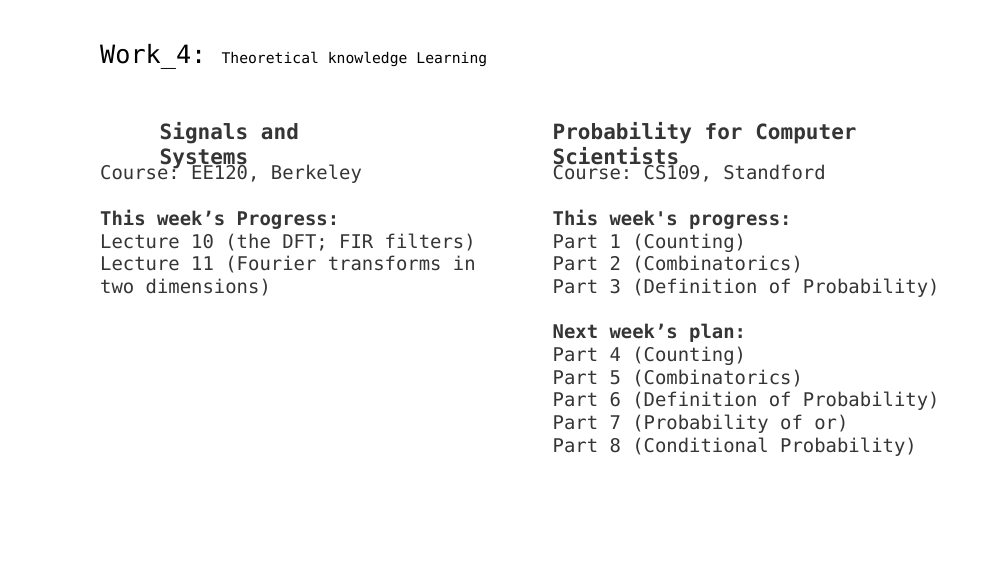
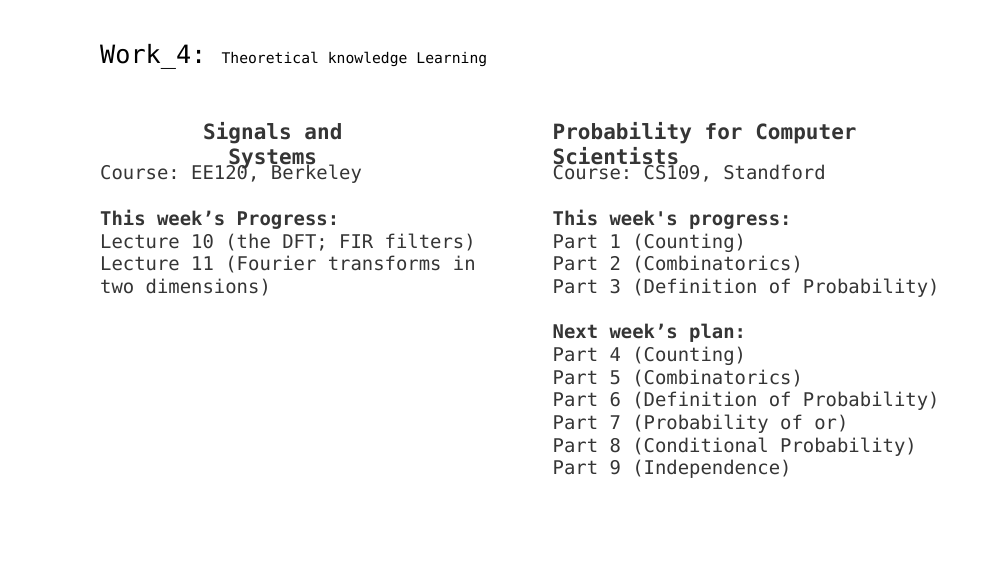
Before and after one commit to A-Big-Tortoise/Presentation, a slide deck: slide 14 of Presentation_821_JiayuChen.pptx. Drawn at 1008x567 pixels with LibreOffice and Linux fonts; fonts in the diff are those of the drawing. Boxes give left, top, right and bottom in pixels: in the first picture for what was removed or moved away, otherwise in the second. Text is boxed around its words. In the diff, an @@ line names an element or a change of style, - is before the commit and + after.

```diff
--- a/Presentation_821_JiayuChen.pptx
+++ b/Presentation_821_JiayuChen.pptx
@@ text "Signals and Systems" at [203,122,342,169]: alignment left to centre @@
@@ text at [553,459,791,478]: paragraph added @@
+Part 9 (Independence)
```
Also in this commit, not shown: 9 other slides changed, 4 slides added, 4 slides removed.
